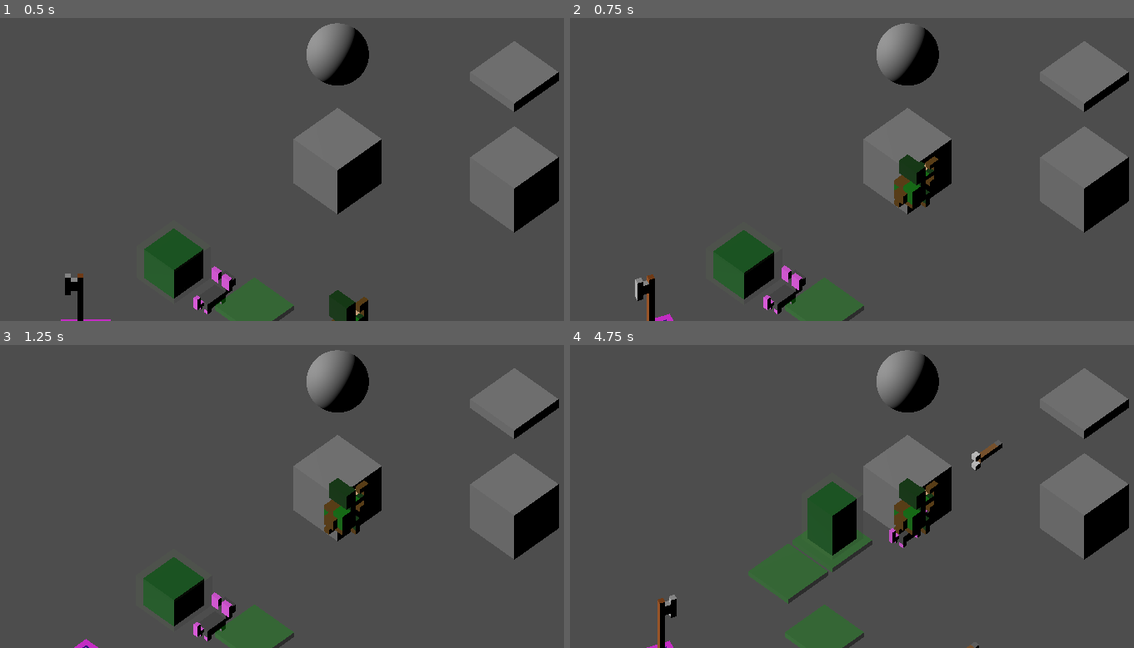
Above: before the commit, frames 1-4 (two rows, left to right).
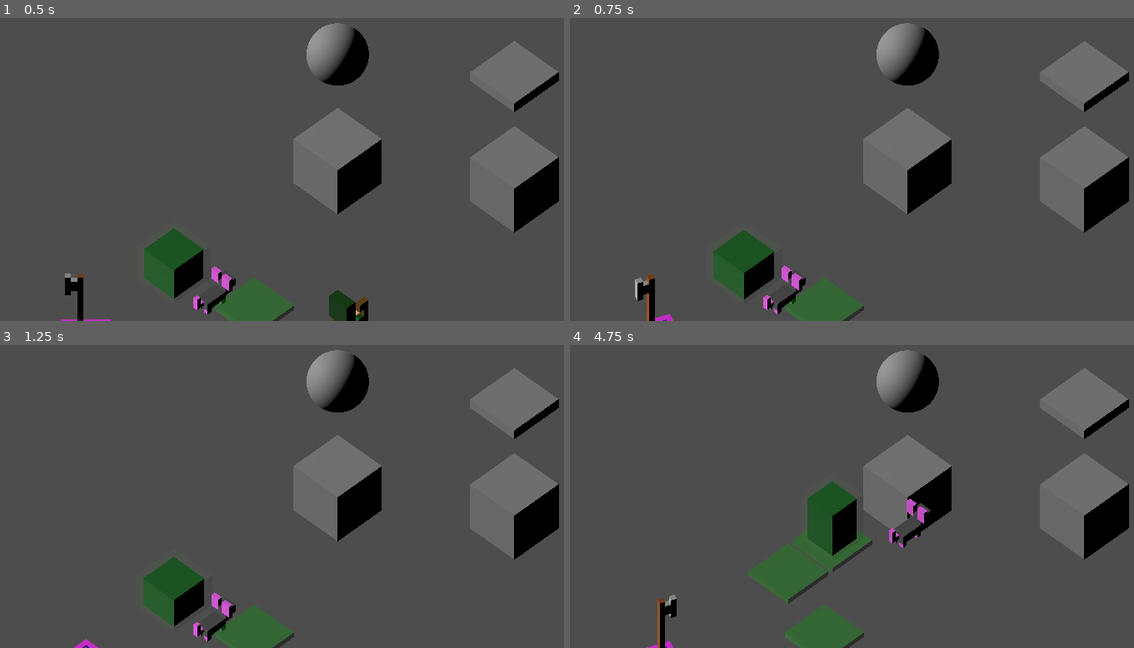
Above: after the commit, the same moments.

Repository: wenqiange/Looty-Dungeon-Recreation
Game: Godot game, scene res://Scenes/all_objects.tscn
The game is run twice, just before and just after one commit, with the same random seed, the same clock (stepped at 60 frames per second) and the same inputs. This scene is started directly instead of the project's main scene.
Inputs:
- Up to frame 1 (0.5 s): no input
- Up to frame 2 (0.75 s): hold D (move_right) from 0.53 s (still down); tap Z (Action) at 0.6 s
- Up to frame 3 (1.25 s): keep holding D (move_right)
- Up to frame 4 (4.75 s): release D (move_right) at 1.28 s; hold S (move_down) 1.28-2.03 s; tap Z (Action) every 0.75 s from 1.35 to 4.35 s; hold D (move_right) 2.03-2.78 s; hold W (move_up) 2.78-3.53 s; hold A (move_left) from 3.53 s (still down)

Frame 1 is identical in both runs. In frame 2, 0.7% of the frame differs, in the area x 57-66%, y 45-63%; in frame 3, 0.8%; in frame 4, 1.1%, in the area x 57-77%, y 32-100%.

Commit message:
Arreglos flechas

Diff:
--- a/looty-dungeon/Nodes/arquero.tscn
+++ b/looty-dungeon/Nodes/arquero.tscn
@@ -307,13 +307,14 @@
 script = ExtResource("6_kf4pe")
 max_dist = 6
 min_dist = 2
+min_hold_time = 0.2
 
 [node name="HoldTimer" type="Timer" parent="Bow" unique_id=1789669464]
 wait_time = 1.5
 one_shot = true
 
 [node name="DelayTimer" type="Timer" parent="Bow" unique_id=464886449]
-wait_time = 0.4
+wait_time = 0.2
 one_shot = true
 
 [node name="AnimationPlayer" type="AnimationPlayer" parent="." unique_id=2088966330]
--- a/looty-dungeon/Scripts/bow.gd
+++ b/looty-dungeon/Scripts/bow.gd
@@ -5,10 +5,13 @@
 
 @export var max_dist:int
 @export var min_dist:int
+@export var min_hold_time:float
 const Arrow_path = "uid://o68de7frxg5w"
 
 @onready var hold_timer: Timer = $HoldTimer
 @onready var delay_timer: Timer = $DelayTimer
+
+var falling = false
 
 func _ready() -> void:
 	player = get_parent() as Player
@@ -16,6 +19,14 @@
 
 func _process(_delta: float) -> void:
 	if not animator: animator = player.animator
+
+	if falling: return
+	if not player.grid_movement.on_ground:
+		hold_timer.stop()
+		animator.stop()
+		player.can_move = true
+		falling = true
+		return
 
 	if not delay_timer.is_stopped(): return
 
@@ -26,6 +37,10 @@
 	elif Input.is_action_just_released("Action"):
 		if hold_timer.is_stopped(): return
 		var strength = 1 - hold_timer.time_left / hold_timer.wait_time
+		if hold_timer.wait_time-hold_timer.time_left < min_hold_time:
+			hold_timer.stop()
+			player.can_move = true
+			return
 		hold_timer.stop()
 		shoot(strength)
 		animator.play("Arquero/Action")
--- a/looty-dungeon/Scripts/player.gd
+++ b/looty-dungeon/Scripts/player.gd
@@ -40,6 +40,7 @@
 	if can_move:
 		if not grid_movement.on_ground and not grid_movement.is_moving:
 			can_move = false
+			print("hey")
 			animator.play("Basic/Fall")
 			dead.emit()
 			return
